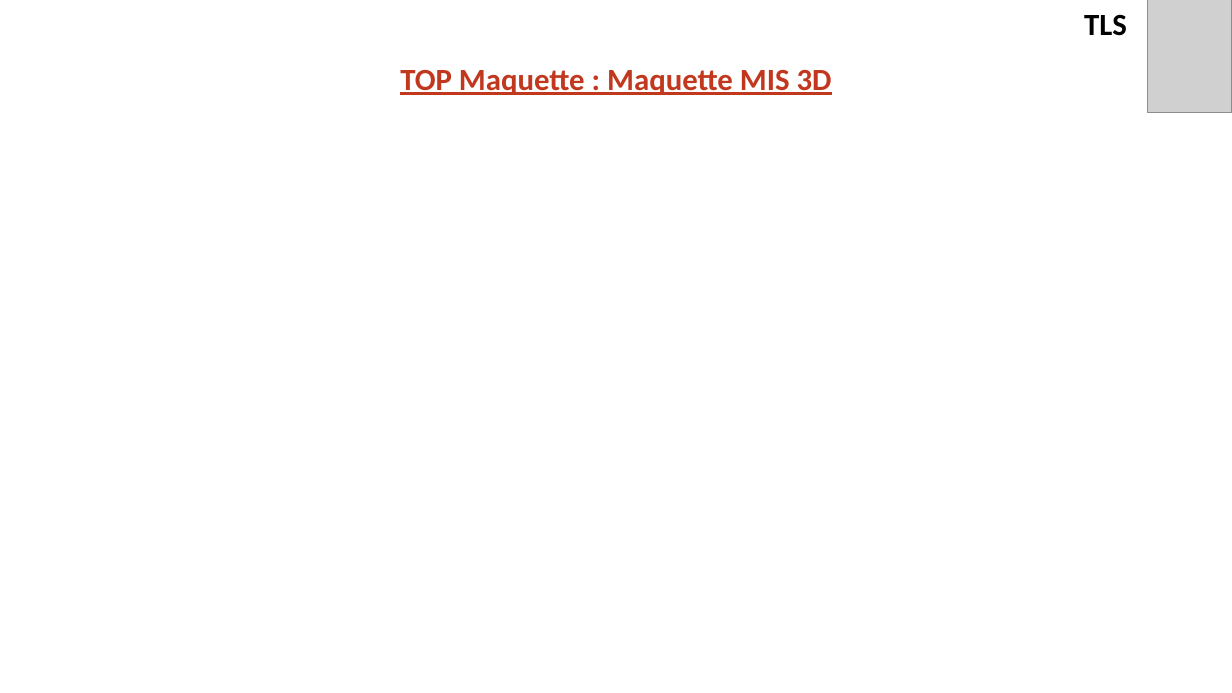
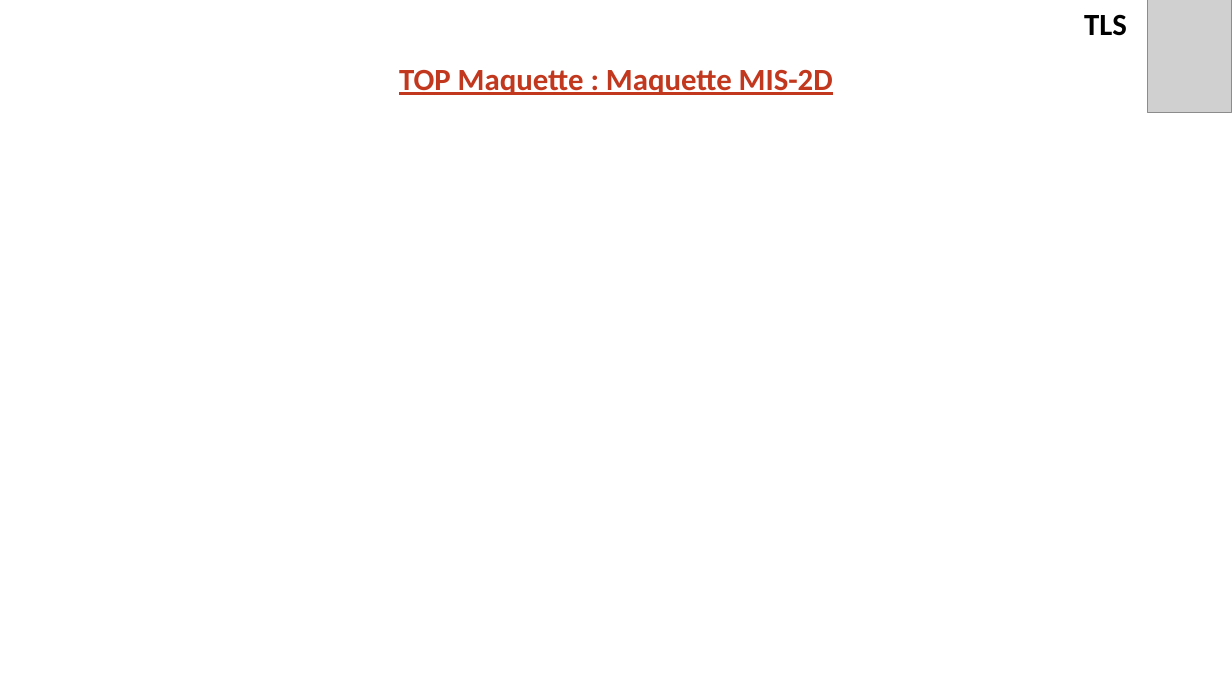
Before and after one commit to EOSCogniton/STUF-2020, a slide deck: slide 15 of AB_TOPs/02_Top_Maquette/Top_Maquette_V2.0.pptx. Drawn at 1232x693 pixels with LibreOffice and Linux fonts; fonts in the diff are those of the drawing; grey boxes stand for pictures; background and template pictures are left out. Boxes give left, top, right and bottom in pixels: in the first picture for what was removed or moved away, otherwise in the second. Text is boxed around its words. In the diff, an @@ line names an element or a change of style, - is before the commit and + after.

```diff
--- a/AB_TOPs/02_Top_Maquette/Top_Maquette_V2.0.pptx
+++ b/AB_TOPs/02_Top_Maquette/Top_Maquette_V2.0.pptx
@@ text at (399, 69, 833, 95): text changed @@
-TOP Maquette : Maquette MIS 3D
+TOP Maquette : Maquette MIS-2D
```
Also in this commit, not shown: 3 other slides changed.
